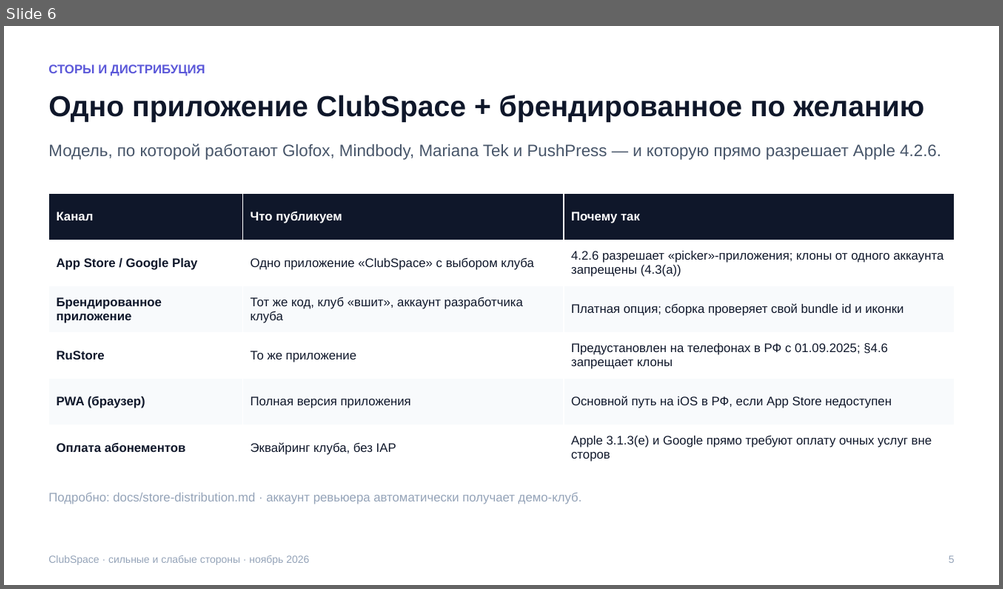
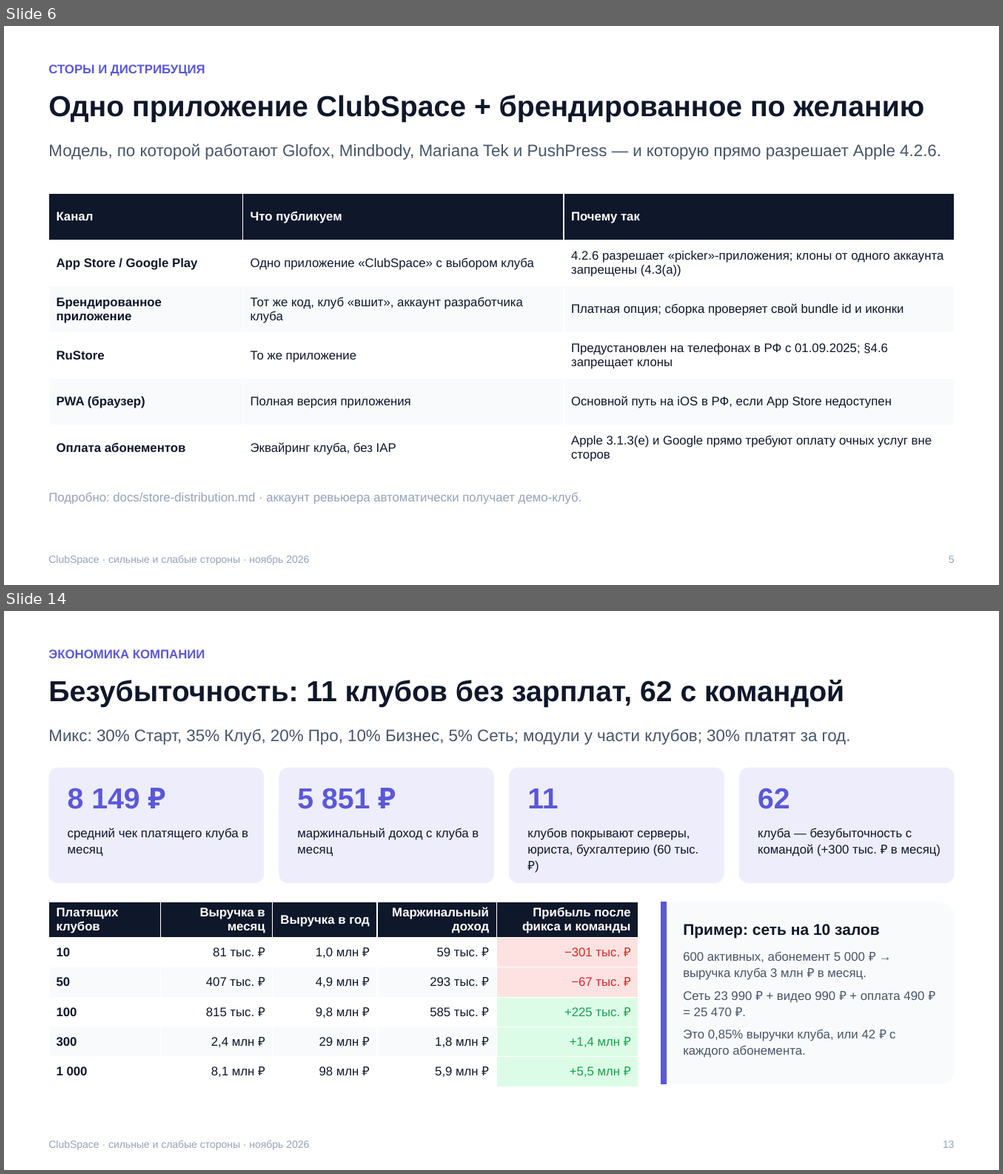
Before and after one commit to ilyakislenko/clubspace, a slide deck: docs/strategy/ClubSpace-strengths-weaknesses.pptx. Shown one above the other, each under a label of ours: slide 6 before the commit, slides 6 and 14 after it; the slides between them are not shown. The pictures are 1003x589 and 1003x1174 pixels, drawn with LibreOffice and Linux fonts; fonts in the diff are those of the drawing. Boxes give left, top, right and bottom in pixels: in the first picture for what was removed or moved away, otherwise in the second. Text is boxed around its words. In the diff, an @@ line names an element or a change of style, - is before the commit and + after.

```diff
--- a/docs/strategy/ClubSpace-strengths-weaknesses.pptx
+++ b/docs/strategy/ClubSpace-strengths-weaknesses.pptx
@@ slide 14 added at box(4, 611, 999, 1170), background #FFFFFF @@
@@ text added at box(48, 649, 205, 658), 12 pt, text #5B58D9, bold @@
+ЭКОНОМИКА КОМПАНИИ
@@ text added at box(48, 679, 844, 707), 28 pt, text #0F172A, bold @@
+Безубыточность: 11 клубов без зарплат, 62 с командой
@@ text added at box(48, 729, 851, 745), 16 pt, text #475569 @@
+Микс: 30% Старт, 35% Клуб, 20% Про, 10% Бизнес, 5% Сеть; модули у части клубов; 30% платят за год.
@@ rounded rectangle added at box(48, 768, 264, 883), fill #EEEDFC @@
@@ text added at box(68, 788, 139, 809), 28 pt, text #5B58D9, bold @@
+8 149 ₽
@@ rounded rectangle added at box(279, 768, 493, 883), fill #EEEDFC @@
@@ text added at box(297, 788, 370, 809), 28 pt, text #5B58D9, bold @@
+5 851 ₽
@@ rounded rectangle added at box(509, 768, 724, 883), fill #EEEDFC @@
@@ rounded rectangle added at box(739, 768, 954, 883), fill #EEEDFC @@
@@ text added at box(757, 788, 790, 809), 28 pt, text #5B58D9, bold @@
+62
@@ text added at box(527, 789, 558, 809), 28 pt, text #5B58D9, bold @@
+11
@@ text added at box(68, 828, 248, 857), 12 pt, text #0F172A @@
+средний чек платящего клуба в месяц
@@ text added at box(297, 828, 478, 857), 12 pt, text #0F172A @@
+маржинальный доход с клуба в месяц
@@ text added at box(527, 829, 699, 857), 12 pt, text #0F172A @@
+клубов покрывают серверы, юриста, бухгалтерию (60 тыс. ₽)
@@ text added at box(757, 828, 941, 857), 12 pt, text #0F172A @@
+клуба — безубыточность с командой (+300 тыс. ₽ в месяц)
@@ table added at box(48, 902, 638, 1081), 6 rows, 5 columns @@
+Платящих клубов | Выручка в месяц | Выручка в год | Маржинальный доход | Прибыль после фикса и команды
+10 | 81 тыс. ₽ | 1,0 млн ₽ | 59 тыс. ₽ | −301 тыс. ₽
+50 | 407 тыс. ₽ | 4,9 млн ₽ | 293 тыс. ₽ | −67 тыс. ₽
+100 | 815 тыс. ₽ | 9,8 млн ₽ | 585 тыс. ₽ | +225 тыс. ₽
+300 | 2,4 млн ₽ | 29 млн ₽ | 1,8 млн ₽ | +1,4 млн ₽
+1 000 | 8,1 млн ₽ | 98 млн ₽ | 5,9 млн ₽ | +5,5 млн ₽
@@ rounded rectangle added at box(660, 902, 954, 1085), fill #F8FAFC @@
@@ rectangle added at box(660, 902, 666, 1085), fill #5B58D9 @@
@@ text added at box(683, 924, 879, 939), 15 pt, text #0F172A, bold @@
+Пример: сеть на 10 залов
@@ text added at box(683, 952, 924, 1058), 12 pt, text #475569 @@
+600 активных, абонемент 5 000 ₽ → выручка клуба 3 млн ₽ в месяц.
+Сеть 23 990 ₽ + видео 990 ₽ + оплата 490 ₽ = 25 470 ₽.
+Это 0,85% выручки клуба, или 42 ₽ с каждого абонемента.
@@ text added at box(48, 1141, 309, 1150), 10 pt, text #94A3B8 @@
+ClubSpace · сильные и слабые стороны · ноябрь 2026
@@ text added at box(942, 1141, 954, 1148), 10 pt, text #94A3B8 @@
+13
```
Also in this commit, not shown: 8 slides changed, 5 other slides added, 2 slides removed, 5 other files.
